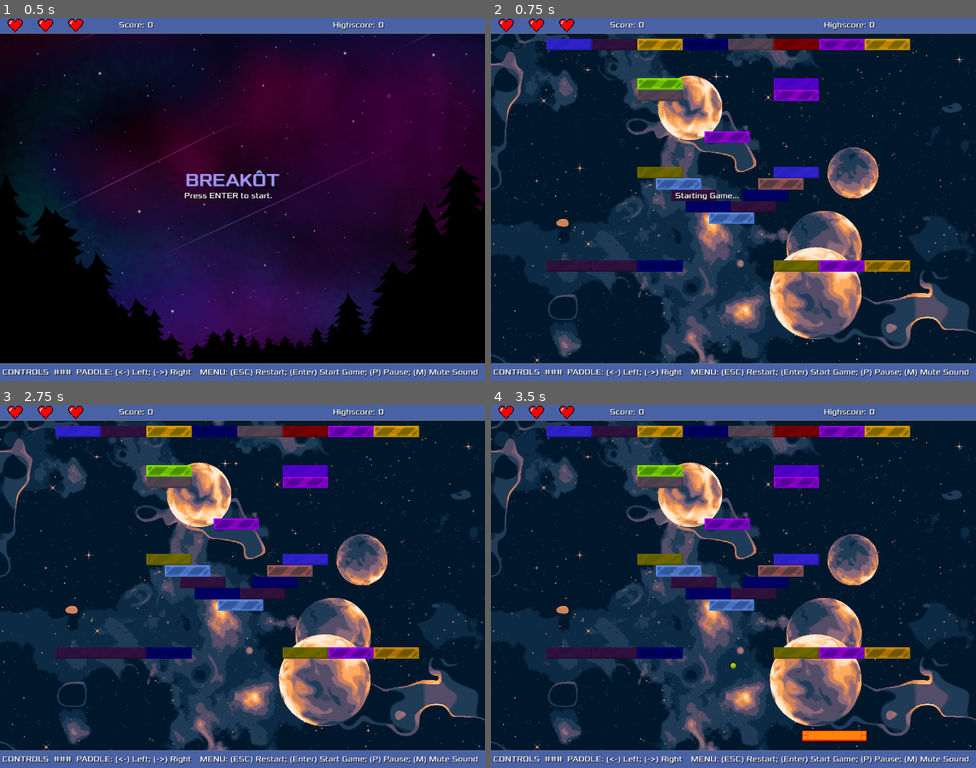
Above: before the commit, frames 1-4 (two rows, left to right).
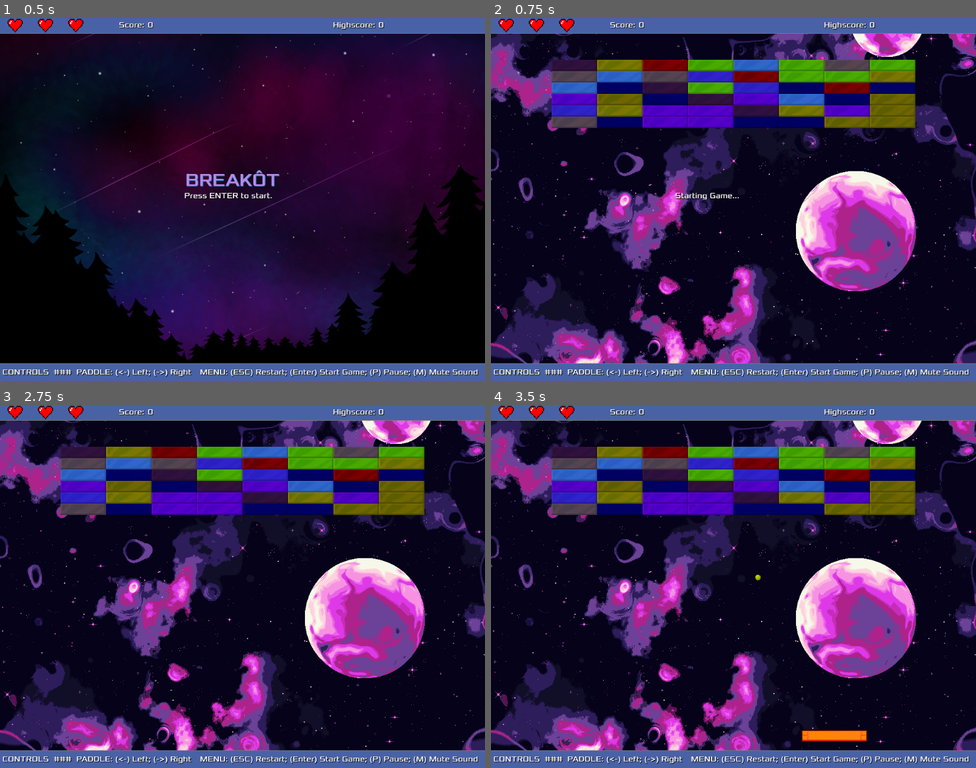
Above: after the commit, the same moments.

Repository: cristiadu/breakot
Game: Godot game, scene res://Main.tscn
Two runs of this game, one before a commit and one after it. Both use one fixed random seed, a clock stepped at 60 frames per second and the inputs below.
Inputs:
- Up to frame 1 (0.5 s): no input
- Up to frame 2 (0.75 s): tap Enter (ui_accept) at 0.5, 0.6 s; hold Right (ui_right) from 0.53 s (still down)
- Up to frame 3 (2.75 s): tap Enter (ui_accept) at 0.77, 1.07, 1.25, 1.35, 1.52, 1.82, 2, 2.1 s; release Right (ui_right) at 1.28 s; hold Left (ui_left) 1.28-2.03 s; hold Right (ui_right) from 2.03 s (still down)
- Up to frame 4 (3.5 s): keep holding Right (ui_right); tap Enter (ui_accept) at 2.75, 2.85, 3.02, 3.32 s

Frame 1 is identical in both runs. In frame 2, 61% of the frame differs, in the area x 0-100%, y 4-96%; in frame 3, 61%; in frame 4, 61%.

Commit message:
adjusting initial level back

Diff:
--- a/Main.gd
+++ b/Main.gd
@@ -32,7 +32,7 @@
 func _process(_delta):
 	if $HUD/TitleBackground.visible and Input.is_action_just_pressed("ui_accept"):
 		# Game can be re-initalized only from title screen.
-		current_level_number = 2
+		current_level_number = 1
 		$StartGameSound.play()
 		start_level(current_level_number)
 	if Input.is_action_just_pressed("ui_cancel") and not $HUD/TitleBackground.visible:
